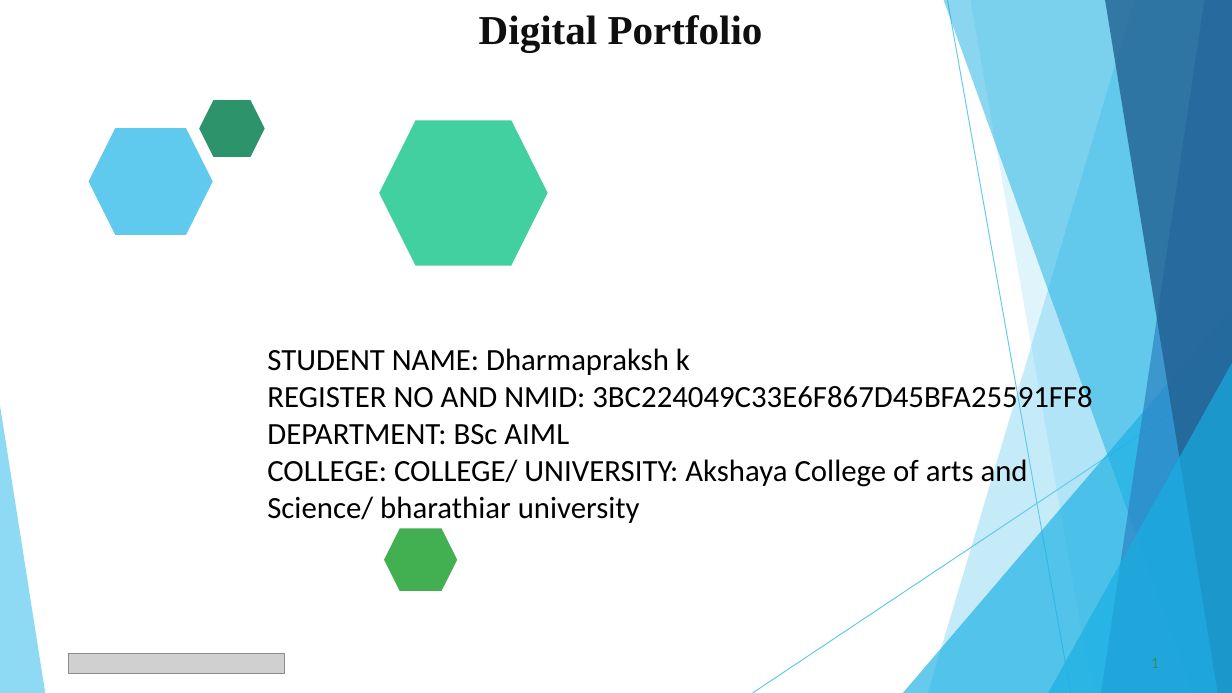
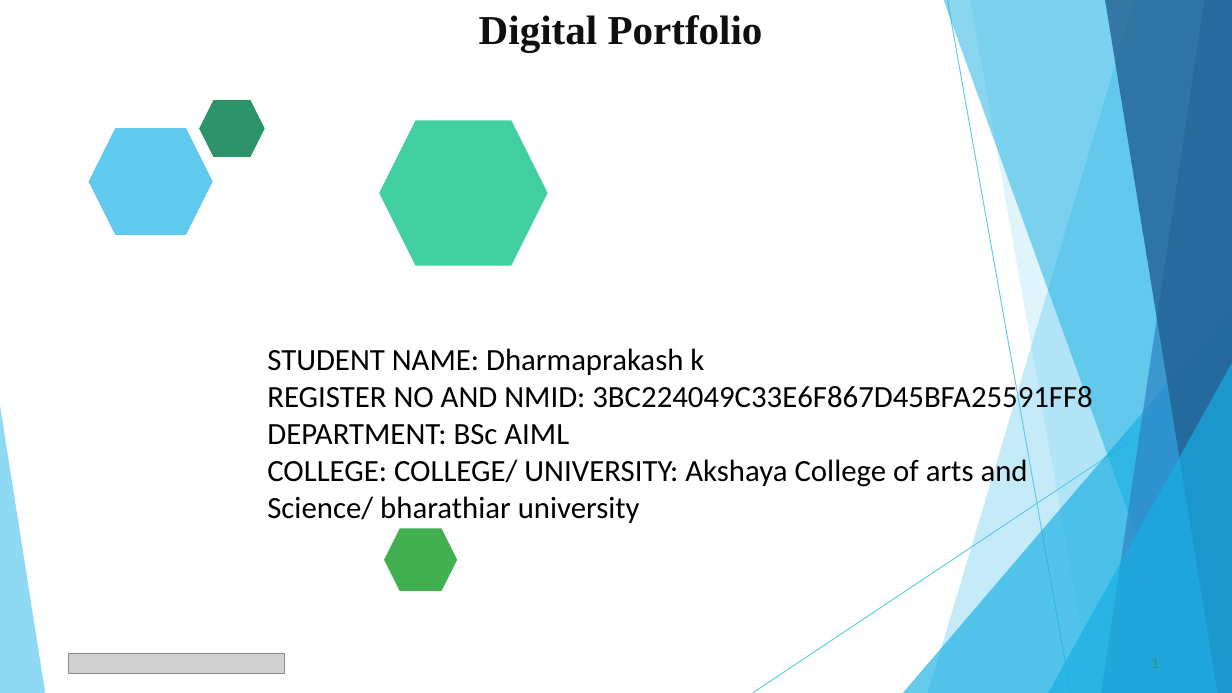
Before and after one commit to Dharma-prakash2006/Digital-Protfolio, a slide deck: slide 1 of Digital Dynamic Portfolio.pptx. Drawn at 1232x693 pixels with LibreOffice and Linux fonts; fonts in the diff are those of the drawing; grey boxes stand for pictures. Boxes give left, top, right and bottom in pixels: in the first picture for what was removed or moved away, otherwise in the second. Text is boxed around its words. In the diff, an @@ line names an element or a change of style, - is before the commit and + after.

Commit message:
updated

```diff
--- a/Digital Dynamic Portfolio.pptx
+++ b/Digital Dynamic Portfolio.pptx
@@ text at (x1=267, y1=348, x2=704, y2=375): text changed @@
-STUDENT NAME: Dharmapraksh k
+STUDENT NAME: Dharmaprakash k
```
Also in this commit, not shown: 1 other slide changed.
